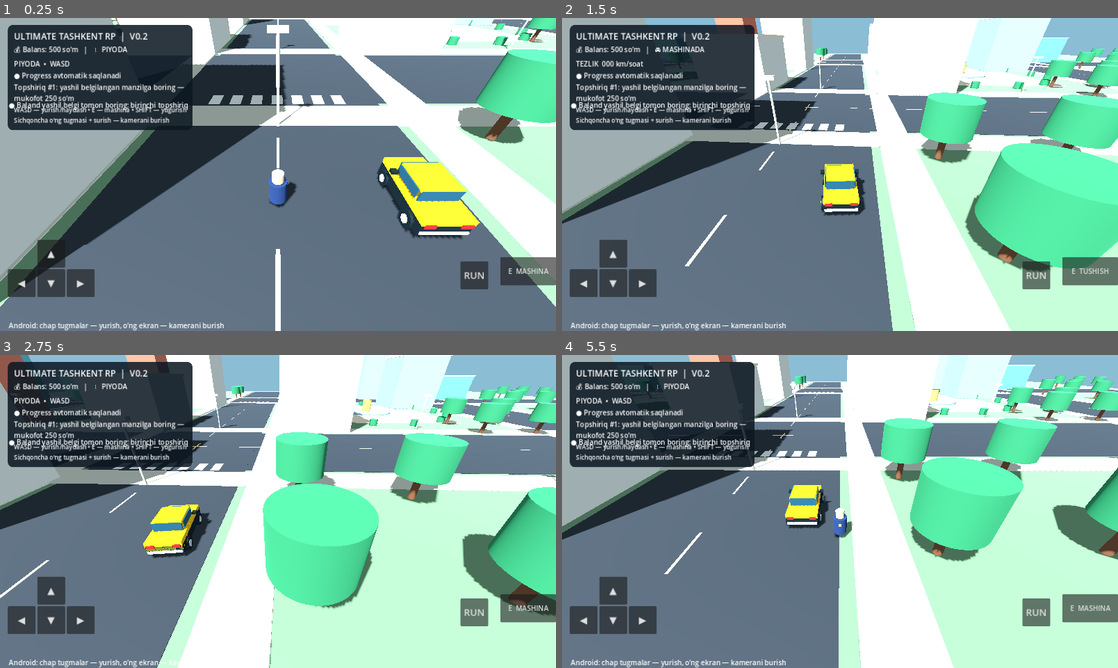
Above: before the commit, frames 1-4 (two rows, left to right).
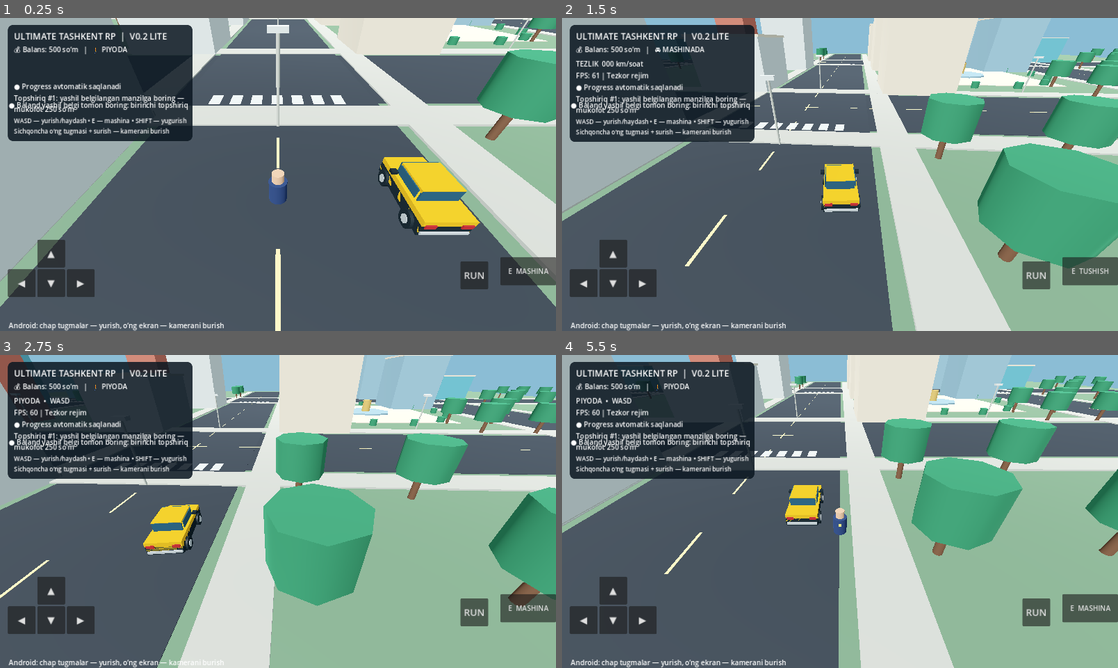
Above: after the commit, the same moments.

Repository: uzumseller500-bot/ultimate-tashkent-rp
Game: Godot game, scene res://scenes/main.tscn
Two runs of this game, one before a commit and one after it. Both use one fixed random seed, a clock stepped at 60 frames per second and the inputs below.
Inputs (mouse positions are in pixels of both pictures, inside the frame that each line leads up to):
- Up to frame 1 (0.25 s): no input
- Up to frame 2 (1.5 s): tap Enter at 0.5 s; move the mouse to (962, 158) at 0.52 s; hold D 0.53-1.25 s; tap E at 0.6 s; click (962, 158) at 0.67 s; drag from (728, 190) to (812, 237) at 1.27 s
- Up to frame 3 (2.75 s): move the mouse to (333, 442) at 2.02 s; hold D from 2.03 s (still down); tap E at 2.1 s
- Up to frame 4 (5.5 s): release D at 2.75 s; drag from (812, 574) to (673, 464) at 2.77 s; move the mouse to (1006, 558) at 3.52 s; hold A 3.53-4.25 s; tap E at 3.6, 5.1 s; drag from (673, 464) to (756, 433) at 4.27 s; move the mouse to (867, 511) at 5.02 s; hold S from 5.03 s (still down); click (867, 511) at 5.17 s

The runs differ from the first frame. In frame 1, 79% of the frame differs, in the area x 0-100%, y 0-100%; in frame 2, 79%; in frame 3, 81%; in frame 4, 81%.

Commit message:
Optimize Chrome FPS: batch scenery, cache materials, reduce shadows and HUD updates

Diff:
--- a/scripts/main.gd
+++ b/scripts/main.gd
@@ -34,6 +34,13 @@
 var mouse_look := false
 var mission_marker: MeshInstance3D
 var city_materials: Array[Material] = []
+# Static road markings, windows and vegetation use instanced meshes.
+# This avoids hundreds of browser draw calls.
+var static_batches: Dictionary = {}
+var material_cache: Dictionary = {}
+var batching_world := false
+var hud_update_timer := 0.0
+var fps_label: Label
 
 func _ready() -> void:
 	_load_game()
@@ -46,12 +53,54 @@
 	# Do not capture the mouse: it should be playable using a normal mouse and touchscreen.
 
 func _mat(color: Color, rough: float = 0.82) -> StandardMaterial3D:
+	var cache_key := color.to_html(true) + "_" + str(snappedf(rough, 0.01))
+	if material_cache.has(cache_key):
+		return material_cache[cache_key] as StandardMaterial3D
 	var m := StandardMaterial3D.new()
 	m.albedo_color = color
 	m.roughness = rough
+	material_cache[cache_key] = m
 	return m
 
+func _add_static_instance(kind: String, material: Material, transform: Transform3D) -> void:
+	var batch_id := kind + "_" + str(material.get_instance_id())
+	if not static_batches.has(batch_id):
+		static_batches[batch_id] = {"kind": kind, "material": material, "transforms": []}
+	static_batches[batch_id]["transforms"].append(transform)
+
+func _flush_static_batches() -> void:
+	for batch_id in static_batches:
+		var data: Dictionary = static_batches[batch_id]
+		var transforms: Array = data["transforms"]
+		if transforms.is_empty():
+			continue
+		var mesh: PrimitiveMesh
+		if data["kind"] == "cylinder":
+			var cylinder := CylinderMesh.new()
+			cylinder.top_radius = 1.0
+			cylinder.bottom_radius = 1.0
+			cylinder.height = 1.0
+			cylinder.radial_segments = 8
+			mesh = cylinder
+		else:
+			mesh = BoxMesh.new()
+		var multi := MultiMesh.new()
+		multi.transform_format = MultiMesh.TRANSFORM_3D
+		multi.mesh = mesh
+		multi.instance_count = transforms.size()
+		for i in range(transforms.size()):
+			multi.set_instance_transform(i, transforms[i])
+		var node := MultiMeshInstance3D.new()
+		node.name = "Batched_" + str(batch_id)
+		node.multimesh = multi
+		node.material_override = data["material"]
+		add_child(node)
+	static_batches.clear()
+
 func _box(parent: Node3D, name: String, pos: Vector3, size: Vector3, material: Material, solid: bool = false) -> MeshInstance3D:
+	if batching_world and parent == self and not solid:
+		_add_static_instance("box", material, Transform3D(Basis.IDENTITY.scaled(size), pos))
+		return null
 	var mesh_node := MeshInstance3D.new()
 	mesh_node.name = name
 	var mesh := BoxMesh.new()
@@ -71,6 +120,9 @@
 	return mesh_node
 
 func _cylinder(parent: Node3D, name: String, pos: Vector3, radius: float, height: float, material: Material) -> MeshInstance3D:
+	if batching_world and parent == self:
+		_add_static_instance("cylinder", material, Transform3D(Basis.IDENTITY.scaled(Vector3(radius,height,radius)), pos))
+		return null
 	var node := MeshInstance3D.new()
 	node.name = name
 	var mesh := CylinderMesh.new()
@@ -84,6 +136,7 @@
 	return node
 
 func _make_world() -> void:
+	batching_world = true
 	var env := WorldEnvironment.new()
 	var res := Environment.new()
 	res.background_mode = Environment.BG_COLOR
@@ -97,7 +150,7 @@
 	var sun := DirectionalLight3D.new()
 	sun.rotation_degrees = Vector3(-52, -34, 0)
 	sun.light_energy = 1.05
-	sun.shadow_enabled = true
+	sun.shadow_enabled = false # Web performance: dynamic shadows off in Lite mode.
 	add_child(sun)
 	var ground := _mat(Color("65866a"))
 	var asphalt := _mat(Color("303840"))
@@ -171,6 +224,8 @@
 		var ax := 45.0 + cos(float(t)*TAU/14.0)*24.0
 		var az := -45.0 + sin(float(t)*TAU/14.0)*24.0
 		_cylinder(self,"Shrub",Vector3(ax,0.75,az),0.95,1.5,leaf)
+	_flush_static_batches()
+	batching_world = false
 
 func _make_player() -> void:
 	player = CharacterBody3D.new()
@@ -189,6 +244,7 @@
 	camera = Camera3D.new()
 	camera.name = "FollowCamera"
 	camera.current = true
+	camera.far = 190.0
 	add_child(camera)
 
 func _make_car() -> void:
@@ -253,13 +309,15 @@
 	var labels := VBoxContainer.new()
 	top.add_child(labels)
 	var title := Label.new()
-	title.text = "ULTIMATE TASHKENT RP  |  V0.2"
+	title.text = "ULTIMATE TASHKENT RP  |  V0.2 LITE"
 	title.add_theme_font_size_override("font_size",20)
 	labels.add_child(title)
 	coins_label = Label.new()
 	labels.add_child(coins_label)
 	speed_label = Label.new()
 	labels.add_child(speed_label)
+	fps_label = Label.new()
+	labels.add_child(fps_label)
 	save_label = Label.new()
 	save_label.text = "● Progress avtomatik saqlanadi"
 	labels.add_child(save_label)
@@ -345,6 +403,15 @@
 		view_yaw -= (event.position.x-last_look.x)*0.007
 		view_pitch = clampf(view_pitch-(event.position.y-last_look.y)*0.004,-0.75,0.12)
 		last_look = event.position
+
+func _process(delta: float) -> void:
+	hud_update_timer += delta
+	if hud_update_timer >= 0.3:
+		hud_update_timer = 0.0
+		if speed_label:
+			speed_label.text = "TEZLIK  %03d km/soat" % int(absf(car_velocity)*5.0) if car_mode else "PIYODA  •  WASD"
+		if fps_label:
+			fps_label.text = "FPS: %d | Tezkor rejim" % Engine.get_frames_per_second()
 
 func _physics_process(delta: float) -> void:
 	var forward := float(Input.is_key_pressed(KEY_W) or Input.is_key_pressed(KEY_UP) or controls["forward"])
@@ -395,8 +462,6 @@
 		mission_marker.position = mission_target + Vector3(0,4,0)
 		_save_game()
 		_update_status()
-	if speed_label:
-		speed_label.text = "TEZLIK  %03d km/soat" % int(absf(car_velocity)*5.0) if car_mode else "PIYODA  •  WASD"
 
 func _save_game() -> void:
 	var data := {"cash":cash,"mission_stage":mission_stage,"mission_target":[mission_target.x,mission_target.y,mission_target.z]}
